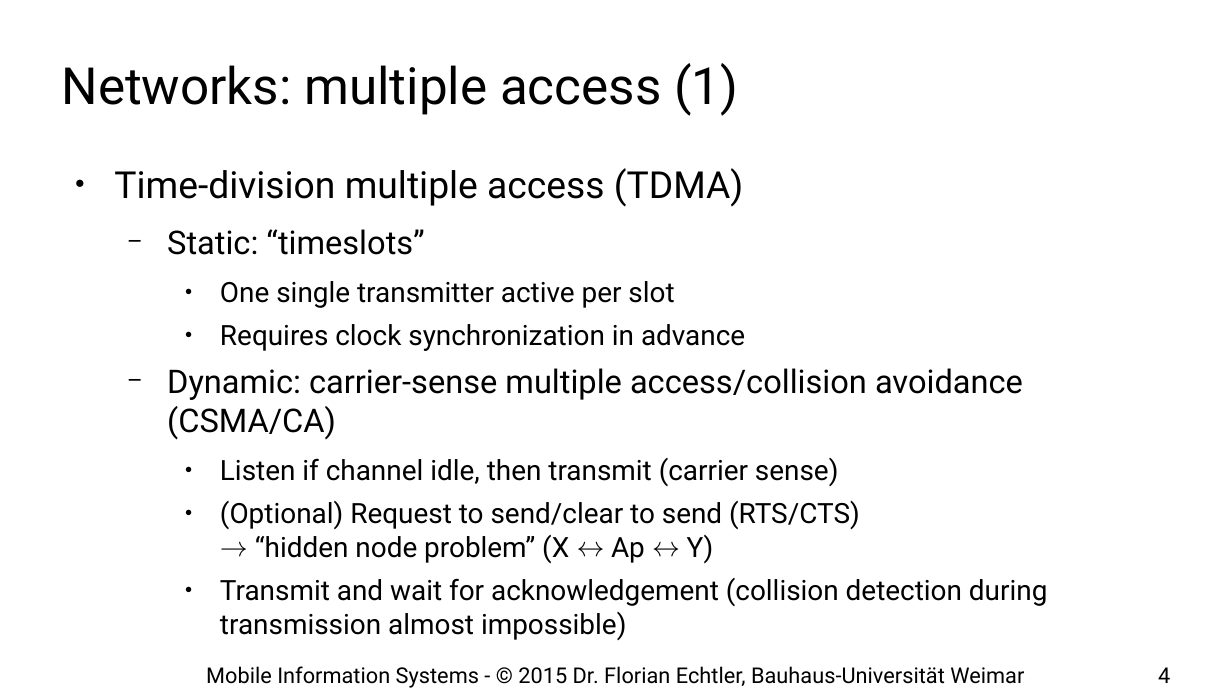
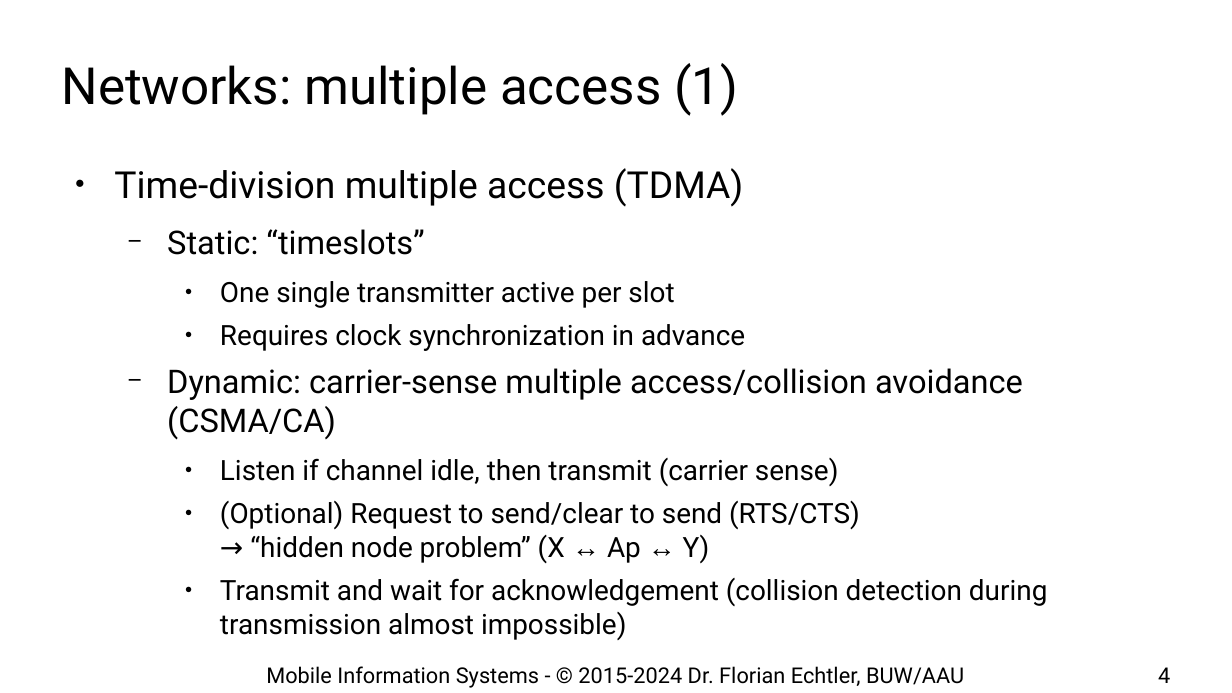
Before and after one commit to floe/mobile-information-systems, a slide deck: slide 4 of 03-networks-and-location.odp. Drawn at 1232x693 pixels with LibreOffice and Linux fonts; fonts in the diff are those of the drawing; background and template pictures are left out. Boxes give left, top, right and bottom in pixels: in the first picture for what was removed or moved away, otherwise in the second. Text is boxed around its words. In the diff, an @@ line names an element or a change of style, - is before the commit and + after.

```diff
--- a/03-networks-and-location.odp
+++ b/03-networks-and-location.odp
@@ text at (220, 501, 860, 563): font Roboto to Times New Roman in "↔ ↔" @@
@@ text at (266, 666, 964, 688): text changed @@
-Mobile Information Systems - © 2015 Dr. Florian Echtler, Bauhaus-Universität Weimar
+Mobile Information Systems - © 2015-2024 Dr. Florian Echtler, BUW/AAU
```
Also in this commit, not shown: 73 other slides changed, 1 other file.
